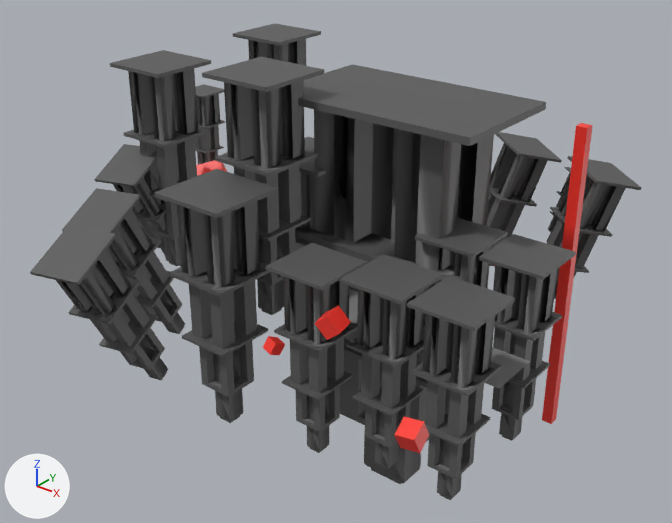
Before and after pictures for a commit that changed the Blender file Resources/levels/editor.blend.
Both versions are drawn from a 50 mm camera at (727.0, -1360.0, 949.0) aimed at (-551.0, 236.0, -42.0). Arrows for +X, +Y and +Z are at lower left; the lights stay in place.

The scene before the commit, as lines of its bpy script (objects in view):
```python
me_立方体_006 = bpy.data.meshes.new('立方体.006')
me_立方体_006.from_pydata(...)  # 269 vertices, 544 faces; spans x -5.9..5.9, y -5.9..5.9, z -0.7..36.6
me_立方体_006.materials.append(mat_マテリアル_001)  # picture img_tex_png_002
me_立方体_007 = bpy.data.meshes.new('立方体.007')
me_立方体_007.from_pydata(...)  # 269 vertices, 544 faces; spans x -5.9..5.9, y -5.9..5.9, z -0.7..36.6
me_立方体_007.materials.append(mat_マテリアル_001)  # picture img_tex_png_002
me_立方体_011 = bpy.data.meshes.new('立方体.011')
me_立方体_011.from_pydata(...)  # 269 vertices, 544 faces; spans x -5.9..5.9, y -5.9..5.9, z -0.7..36.6
me_立方体_011.materials.append(mat_マテリアル_001)  # picture img_tex_png_002
me_立方体_015 = bpy.data.meshes.new('立方体.015')
me_立方体_015.from_pydata(...)  # 269 vertices, 544 faces; spans x -5.9..5.9, y -5.9..5.9, z -0.7..36.6
me_立方体_015.materials.append(mat_マテリアル_001)  # picture img_tex_png_002
me_立方体_029 = bpy.data.meshes.new('立方体.029')
me_立方体_029.from_pydata(...)  # 269 vertices, 544 faces; spans x -5.9..5.9, y -5.9..5.9, z -0.7..36.6
me_立方体_029.materials.append(mat_マテリアル_001)  # picture img_tex_png_002
ob_立方体_013 = bpy.data.objects.new('立方体.013', me_立方体_006)
ob_立方体_013.location = (-137.0, -119.0, -225.0)
ob_立方体_013.scale = (11.3, 11.3, 11.3)
ob_立方体_015 = bpy.data.objects.new('立方体.015', me_立方体_011)
ob_立方体_015.location = (-137.0, 119.0, -225.0)
ob_立方体_015.scale = (11.3, 11.3, 11.3)
ob_立方体_016 = bpy.data.objects.new('立方体.016', me_立方体_015)
ob_立方体_016.location = (10.0, 118.0, -225.0)
ob_立方体_016.scale = (11.3, 11.3, 11.3)
ob_立方体_020 = bpy.data.objects.new('立方体.020', me_立方体_007)
ob_立方体_020.location = (-277.0, -164.0, -225.0)
ob_立方体_020.scale = (11.3, 11.3, 11.3)
ob_立方体_029 = bpy.data.objects.new('立方体.029', me_立方体_029)
ob_立方体_029.location = (-1012.0, 554.0, -134.0)
ob_立方体_029.scale = (14.5, 14.5, 14.5)
# also in view: '立方体.024' at (-114.0, 697.0, -30.0); 'Cube.031' at (-79.0, 519.0, -65.0); '立方体.027' at (-318.0, 166.0, -47.0); '立方体.021' at (-532.0, -164.0, 1.0); '立方体.030' at (-1106.0, 355.0, 126.0)
```
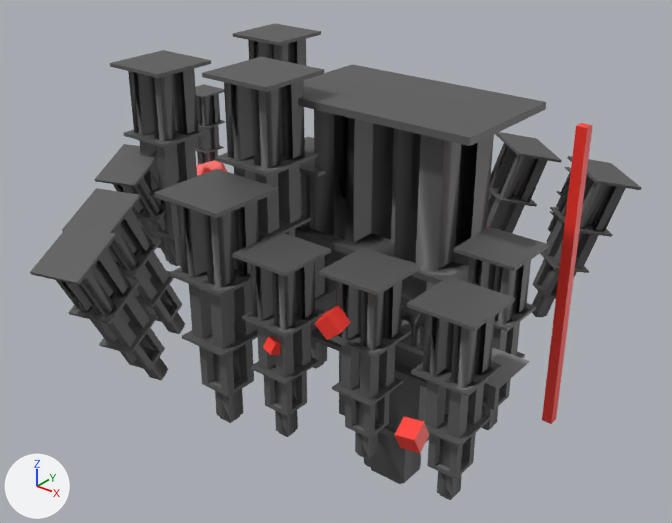
The edits, one by one:
Object '立方体.013' (ob_立方体_013) moves from (-137.0, -119.0, -225.0) to (-187.0, -119.0, -225.0).
Object '立方体.015' (ob_立方体_015) is deleted.
Object '立方体.016' (ob_立方体_016) moves from (10.0, 118.0, -225.0) to (-46.0, 118.0, -225.0).
Object '立方体.020' (ob_立方体_020) moves from (-277.0, -164.0, -225.0) to (-363.0, -164.0, -225.0).

Pixel boxes [x1, y1, x2, y2] of what changed, in the pictures (672 x 523 px):
'立方体.020', moved
    before: [265, 243, 367, 453]
    after: [232, 232, 331, 437]
'立方体.013', moved
    before: [340, 254, 443, 469]
    after: [318, 247, 420, 460]
'立方体.016', moved
    before: [479, 234, 576, 441]
    after: [453, 227, 549, 430]
'立方体.015', deleted
    before: [415, 218, 508, 289]
